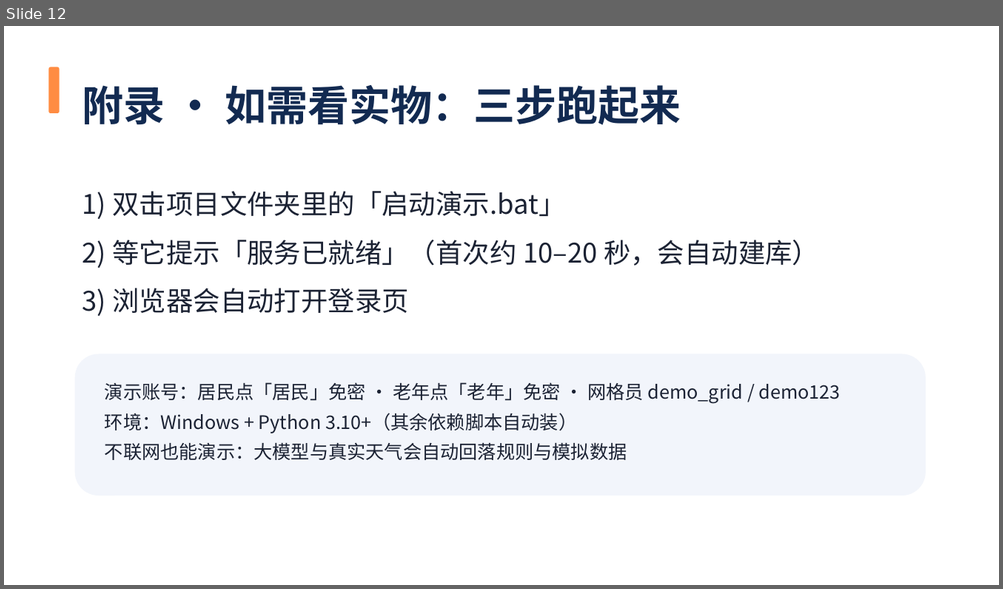
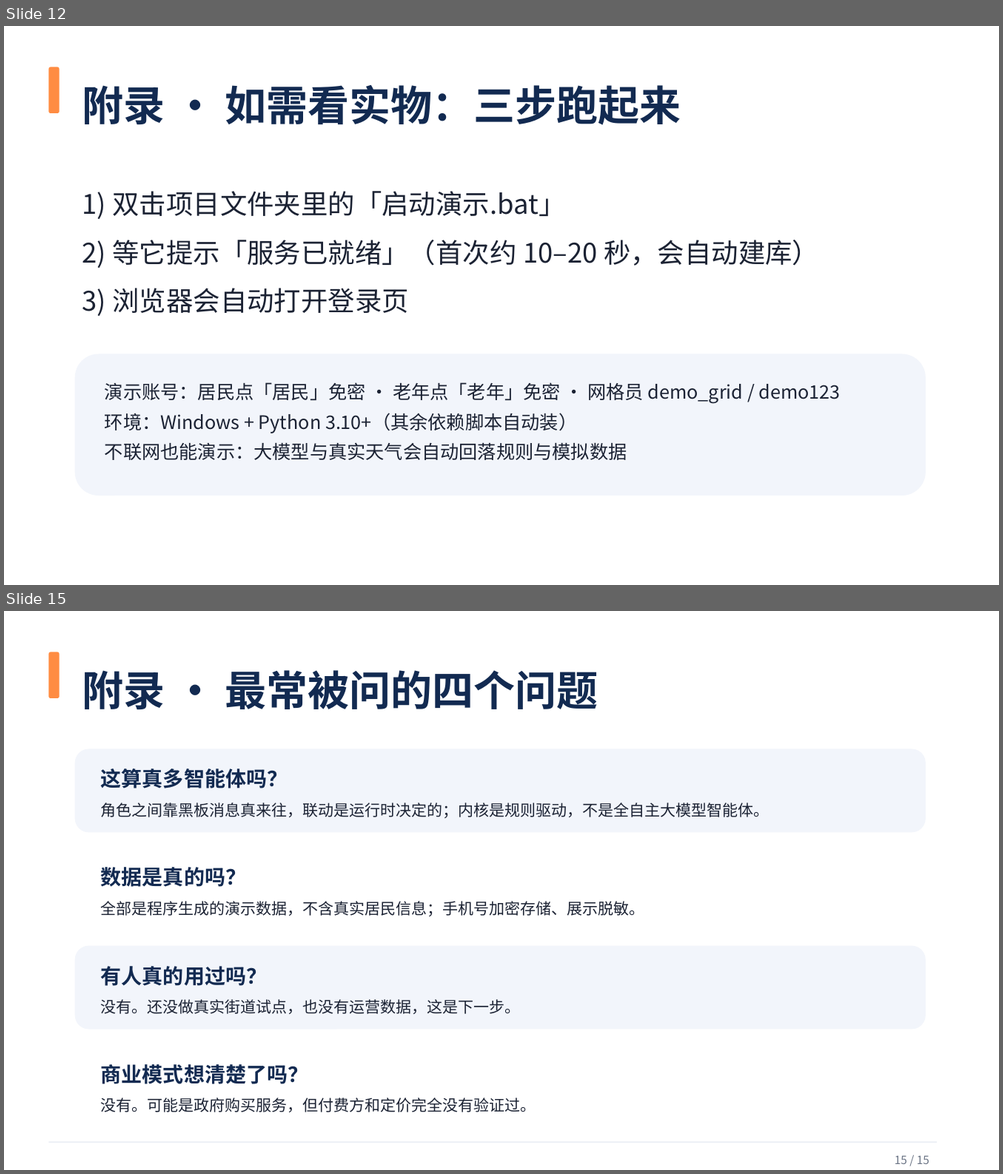
Before and after one commit to woshuofengsu/campus-insight-agent, a slide deck: docs/competition/9月22日路演-社区先知.pptx. Shown one above the other, each under a label of ours: slide 12 before the commit, slides 12 and 15 after it; the slides between them are not shown. The pictures are 1003x589 and 1003x1174 pixels, drawn with LibreOffice and Linux fonts; fonts in the diff are those of the drawing. Boxes give left, top, right and bottom in pixels: in the first picture for what was removed or moved away, otherwise in the second. Text is boxed around its words. In the diff, an @@ line names an element or a change of style, - is before the commit and + after.

```diff
--- a/docs/competition/9月22日路演-社区先知.pptx
+++ b/docs/competition/9月22日路演-社区先知.pptx
@@ slide 15 added at [4, 611, 999, 1170], background #FFFFFF @@
@@ rounded rectangle added at [48, 652, 60, 698], fill #FF8C42 @@
@@ text added at [82, 670, 598, 710], 40 pt, text #122A51, bold @@
+附录 · 最常被问的四个问题
@@ rounded rectangle added at [75, 749, 925, 832], fill #F2F5FB @@
@@ text added at [101, 769, 287, 789], 20 pt, text #122A51, bold @@
+这算真多智能体吗？
@@ text added at [101, 803, 769, 818], 15 pt, text #1B2233 @@
+角色之间靠黑板消息真来往，联动是运行时决定的；内核是规则驱动，不是全自主大模型智能体。
@@ rounded rectangle added at [75, 848, 925, 931], fill #FFFFFF @@
@@ text added at [101, 867, 246, 887], 20 pt, text #122A51, bold @@
+数据是真的吗？
@@ text added at [101, 901, 645, 917], 15 pt, text #1B2233 @@
+全部是程序生成的演示数据，不含真实居民信息；手机号加密存储、展示脱敏。
@@ rounded rectangle added at [75, 946, 925, 1030], fill #F2F5FB @@
@@ text added at [101, 966, 267, 986], 20 pt, text #122A51, bold @@
+有人真的用过吗？
@@ text added at [101, 999, 521, 1014], 15 pt, text #1B2233 @@
+没有。还没做真实街道试点，也没有运营数据，这是下一步。
@@ rounded rectangle added at [75, 1045, 925, 1128], fill #FFFFFF @@
@@ text added at [101, 1065, 308, 1085], 20 pt, text #122A51, bold @@
+商业模式想清楚了吗？
@@ text added at [101, 1098, 536, 1113], 15 pt, text #1B2233 @@
+没有。可能是政府购买服务，但付费方和定价完全没有验证过。
@@ rectangle added at [48, 1142, 936, 1143], fill #DDE3EE @@
@@ text added at [894, 1156, 929, 1165], 11 pt, text #6B7485 @@
+15 / 15
```
Also in this commit, not shown: 8 slides changed, 2 other slides added, 1 other file.
